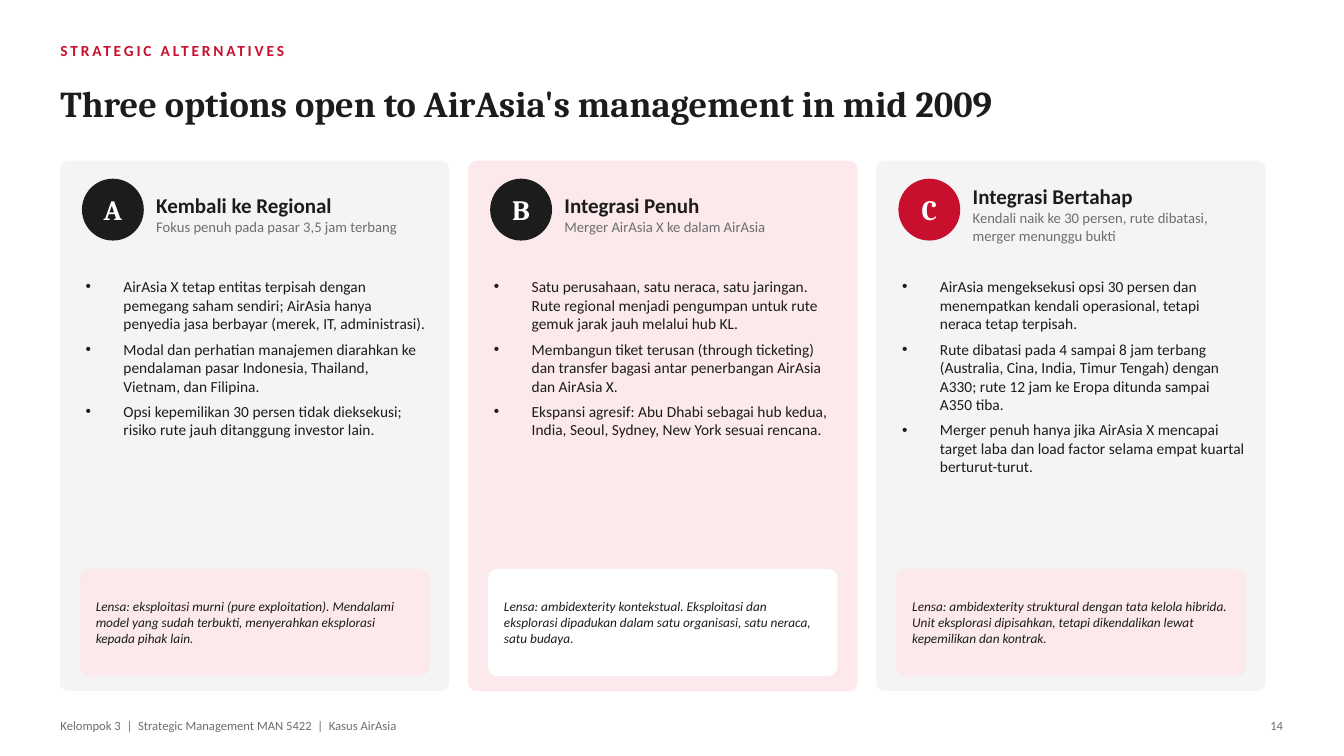
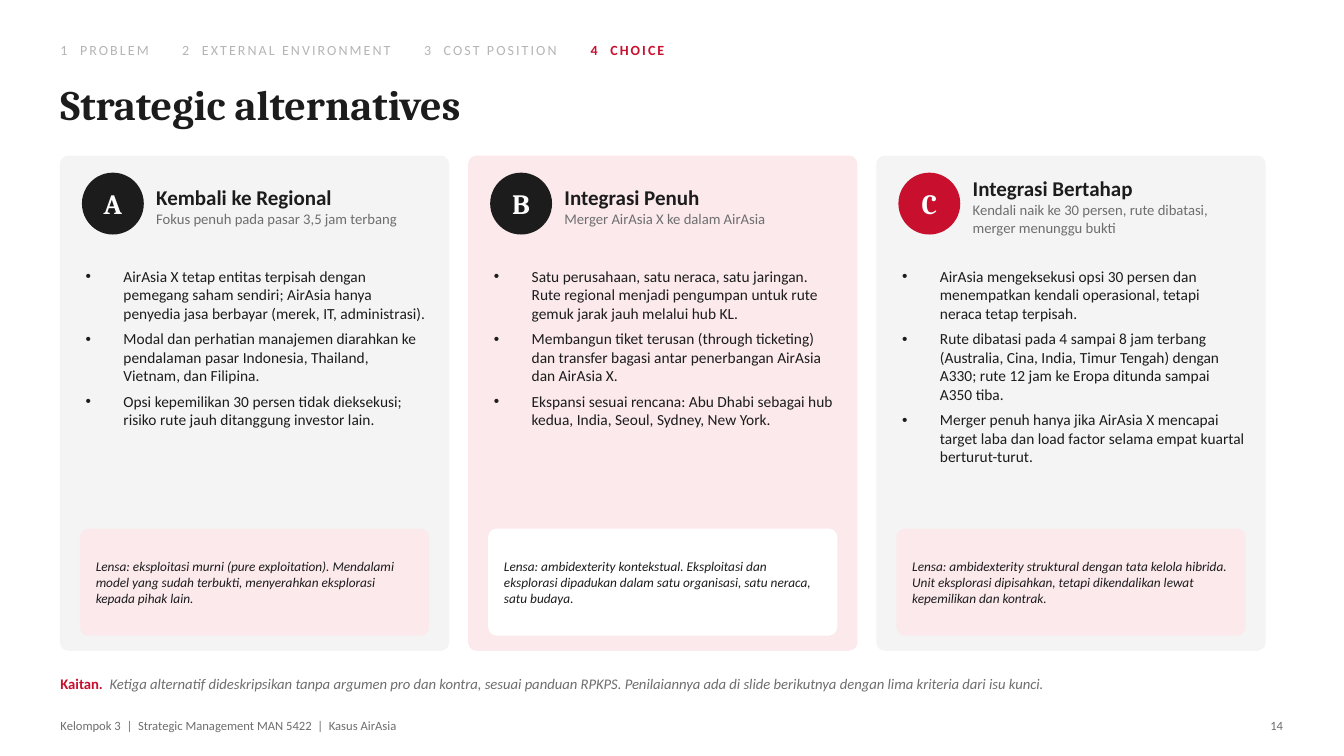
Before and after one commit to aslihabnuri/Dom-Manipulation, a slide deck: slide 14 of strategic-management/airasia-case/SMJKT_Group 3_Aslih_Case AirAsia.pptx. Drawn at 1344x756 pixels with LibreOffice and Linux fonts; fonts in the diff are those of the drawing. Boxes give left, top, right and bottom in pixels: in the first picture for what was removed or moved away, otherwise in the second. Text is boxed around its words. In the diff, an @@ line names an element or a change of style, - is before the commit and + after.

```diff
--- a/strategic-management/airasia-case/SMJKT_Group 3_Aslih_Case AirAsia.pptx
+++ b/strategic-management/airasia-case/SMJKT_Group 3_Aslih_Case AirAsia.pptx
@@ text added at (60,46,664,55), 10 pt, text #B5B5B5 @@
+1 PROBLEM 2 EXTERNAL ENVIRONMENT 3 COST POSITION 4 CHOICE
@@ text at (60,91,461,130): text changed; size 11 to 30 pt; font Calibri to Cambria; text colour #C8102E to #1C1C1C @@
-STRATEGIC ALTERNATIVES
+Strategic alternatives
@@ text removed at (60,91,992,125) @@
-Three options open to AirAsia's management in mid 2009
@@ rounded rectangle: place and size @@
-rounded rectangle at (60,161,449,691)
+rounded rectangle at (60,156,449,650)
@@ rounded rectangle: place and size @@
-rounded rectangle at (469,161,857,691)
+rounded rectangle at (469,156,857,650)
@@ rounded rectangle: place and size @@
-rounded rectangle at (877,161,1265,691)
+rounded rectangle at (877,156,1265,650)
@@ 3 texts, 3 ellipses: place and size @@
-3 texts, 3 ellipses at (83,179,960,240)
+3 texts, 3 ellipses at (83,173,960,234)
@@ 3 texts: place and size @@
-3 texts at (156,189,1208,244)
+3 texts at (156,181,1208,236)
@@ text "AirAsia X tetap entitas terpisah ...": place and size @@
-text "AirAsia X tetap entitas terpisah ..." at (123,281,425,438)
+text "AirAsia X tetap entitas terpisah ..." at (123,271,425,428)
@@ text "Satu perusahaan, satu neraca, satu ...": place and size @@
-text "Satu perusahaan, satu neraca, satu ..." at (532,281,827,438)
+text "Satu perusahaan, satu neraca, satu ..." at (532,271,832,428)
@@ text "AirAsia mengeksekusi opsi 30 persen ...": place and size @@
-text "AirAsia mengeksekusi opsi 30 persen ..." at (940,281,1245,472)
+text "AirAsia mengeksekusi opsi 30 persen ..." at (940,271,1245,462)
@@ text at (532,396,832,428): text changed @@
-• Ekspansi agresif: Abu Dhabi sebagai hub kedua, India, Seoul, Sydney, New York sesuai rencana.
+• Ekspansi sesuai rencana: Abu Dhabi sebagai hub kedua, India, Seoul, Sydney, New York.
@@ 3 texts, 3 rounded rectangles: place and size @@
-3 texts, 3 rounded rectangles at (81,570,1245,676)
+3 texts, 3 rounded rectangles at (81,529,1245,635)
@@ text added at (60,679,1043,692), 10.5 pt, text #6E6E6E, italic @@
+Kaitan. Ketiga alternatif dideskripsikan tanpa argumen pro dan kontra, sesuai panduan RPKPS. Penilaiannya ada di slide berikutnya dengan lima kriteria dari isu kunci.
```
Also in this commit, not shown: 15 other slides changed, 1 slide added, 1 slide removed, 2 other files.
